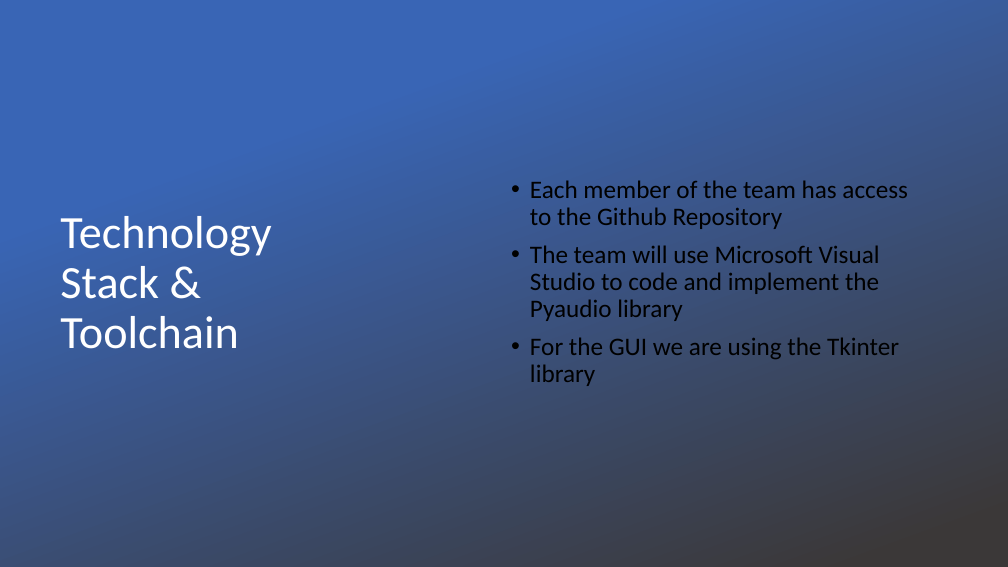
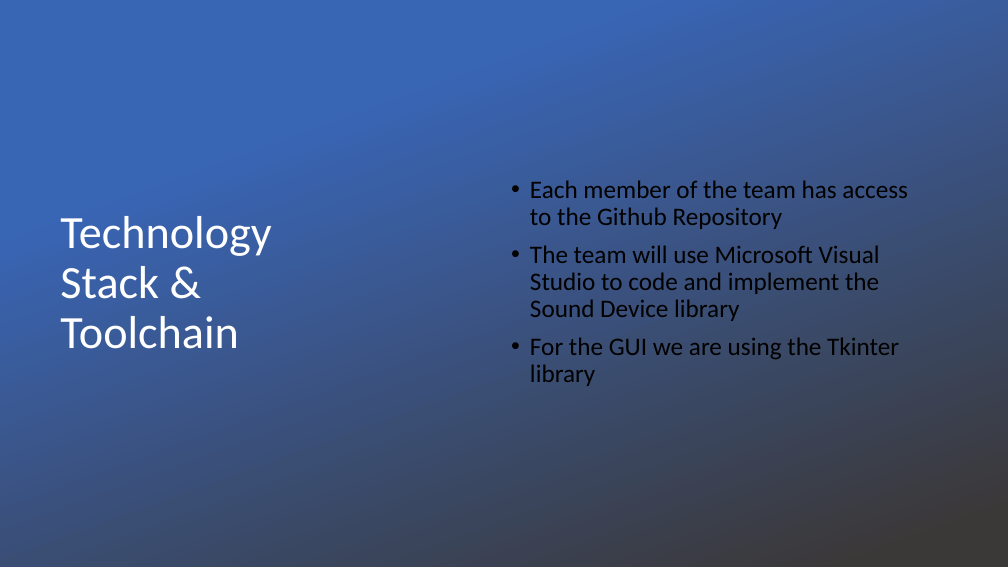
Before and after one commit to Mic-Check-2-Cruise-Control/root, a slide deck: slide 4 of Team Project Analysis-Milestone 2.pptx. Drawn at 1008x567 pixels with LibreOffice and Linux fonts; fonts in the diff are those of the drawing; background and template pictures are left out. Boxes give left, top, right and bottom in pixels: in the first picture for what was removed or moved away, otherwise in the second. Text is boxed around its words. In the diff, an @@ line names an element or a change of style, - is before the commit and + after.

Commit message:
Add files via upload
Added to ppt

```diff
--- a/Team Project Analysis-Milestone 2.pptx
+++ b/Team Project Analysis-Milestone 2.pptx
@@ text at [530, 245, 880, 321]: text changed @@
-• The team will use Microsoft Visual Studio to code and implement the Pyaudio library
+• The team will use Microsoft Visual Studio to code and implement the Sound Device library
```
Also in this commit, not shown: 4 other slides changed.
